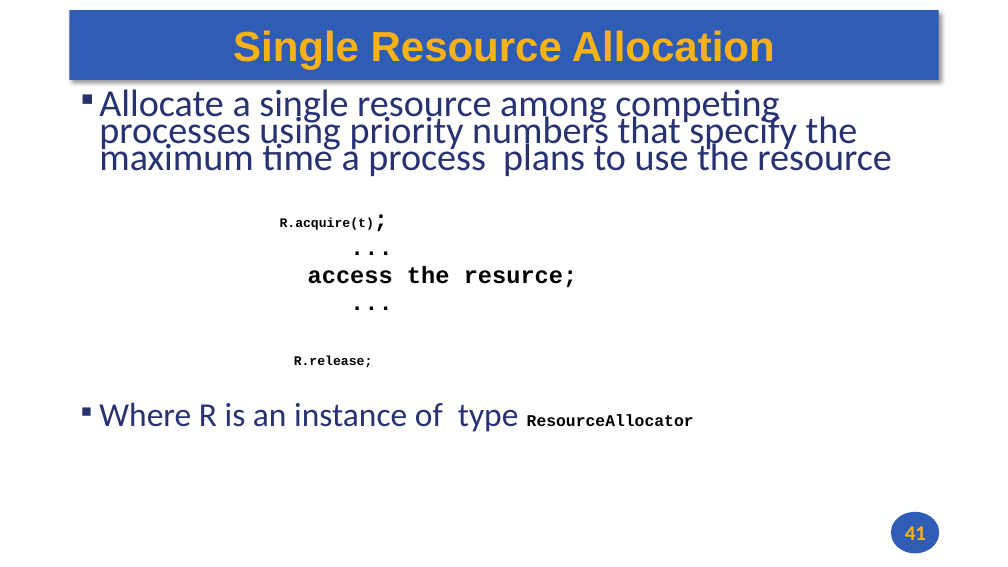
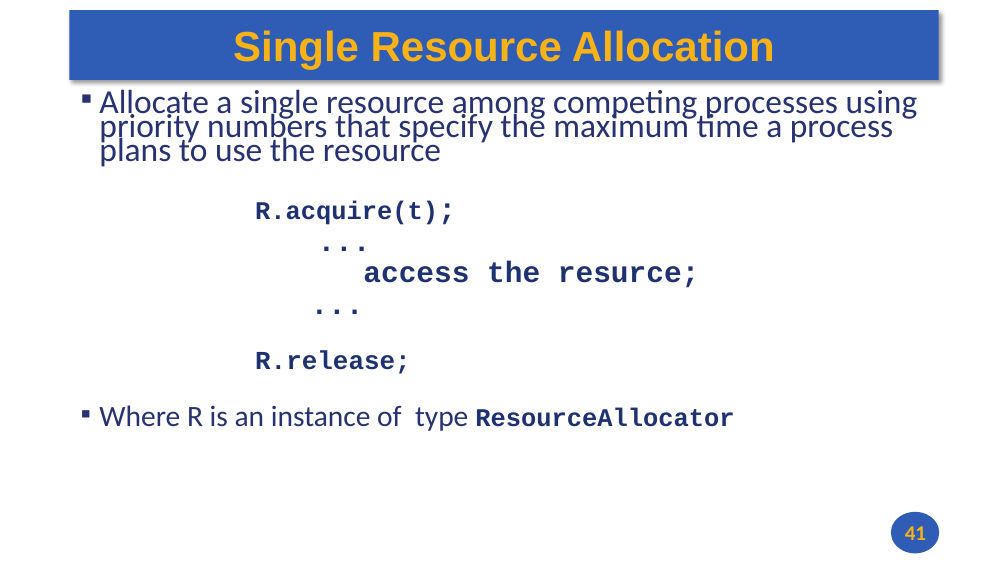
Before and after one commit to andrewt0301/hse-acos-course, a slide deck: slide 41 of docs/part2os/08_IPC/OS_Lecture_08.pptx. Drawn at 1008x567 pixels with LibreOffice and Linux fonts; fonts in the diff are those of the drawing. Boxes give left, top, right and bottom in pixels: in the first picture for what was removed or moved away, otherwise in the second. Text is boxed around its words. In the diff, an @@ line names an element or a change of style, - is before the commit and + after.

```diff
--- a/docs/part2os/08_IPC/OS_Lecture_08.pptx
+++ b/docs/part2os/08_IPC/OS_Lecture_08.pptx
@@ text "Allocate a single resource among ..." at box(99, 89, 918, 431): size 36.2 to 31.9 pt in "Allocate a single resource among competing processes ..."; size 12.5 to 24.2 pt in "R.acquire(t);"; size 22.5 to 28.1 pt in "R.acquire(t);", "...", "access the resurce;", "..."; text colour #000000 to #1E3272 in "R.acquire(t);", "...", "access the resurce;", "..." and 2 more places; size 12.5 to 24.8 pt in "R.release;"; size 31.9 to 28.1 pt in "Where R is an instance of type"; size 15.6 to 24.2 pt in "ResourceAllocator" @@
```
Also in this commit, not shown: 10 other slides changed, 1 other file.
